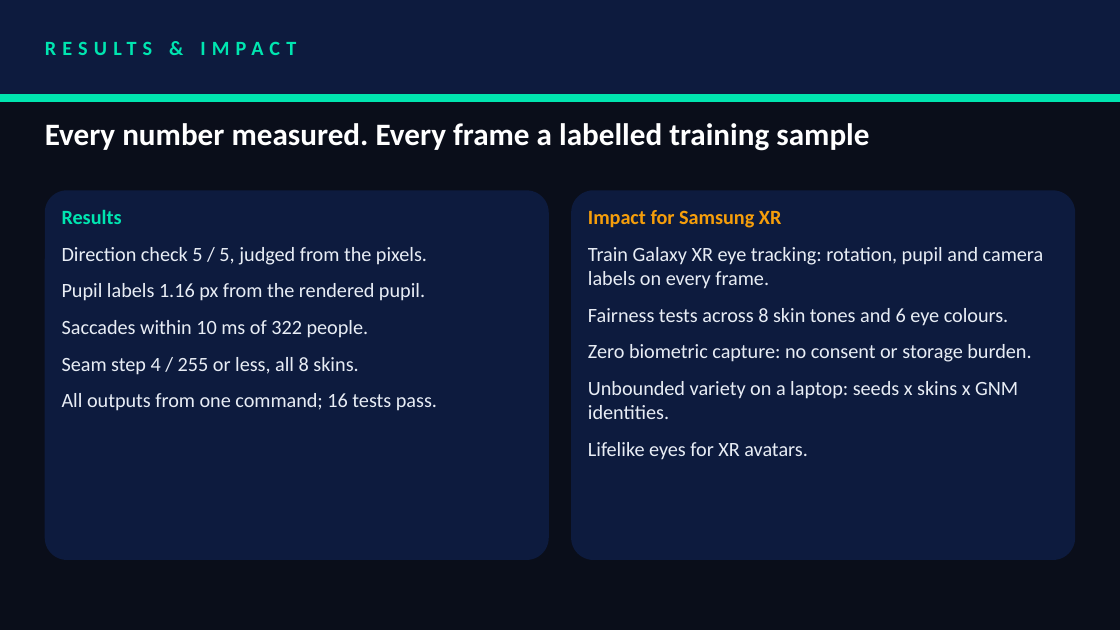
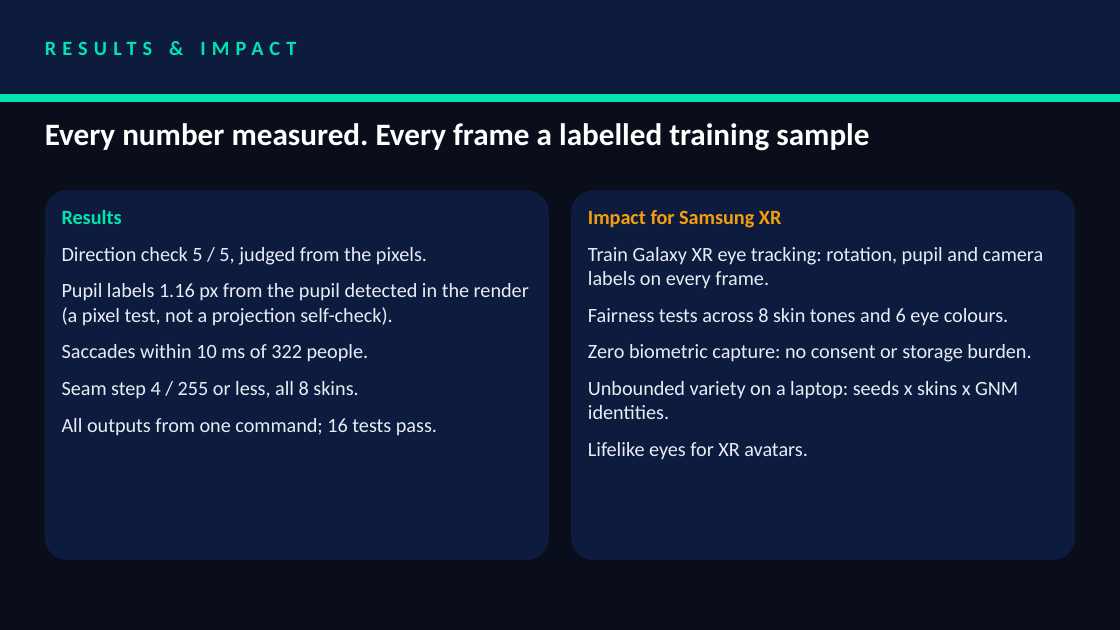
Before and after one commit to akshat333-debug/TrueGaze, a slide deck: slide 13 of VITVellore_ZeroDrift.pptx. Drawn at 1120x630 pixels with LibreOffice and Linux fonts; fonts in the diff are those of the drawing. Boxes give left, top, right and bottom in pixels: in the first picture for what was removed or moved away, otherwise in the second. Text is boxed around its words. In the diff, an @@ line names an element or a change of style, - is before the commit and + after.

Commit message:
docs: clarify label error is a pixel test, not a projection self-check

```diff
--- a/VITVellore_ZeroDrift.pptx
+++ b/VITVellore_ZeroDrift.pptx
@@ text at [62, 283, 529, 326]: text changed @@
-Pupil labels 1.16 px from the rendered pupil.
+Pupil labels 1.16 px from the pupil detected in the render (a pixel test, not a projection self-check).
```
Also in this commit, not shown: 1 other slide changed, 3 other files.
